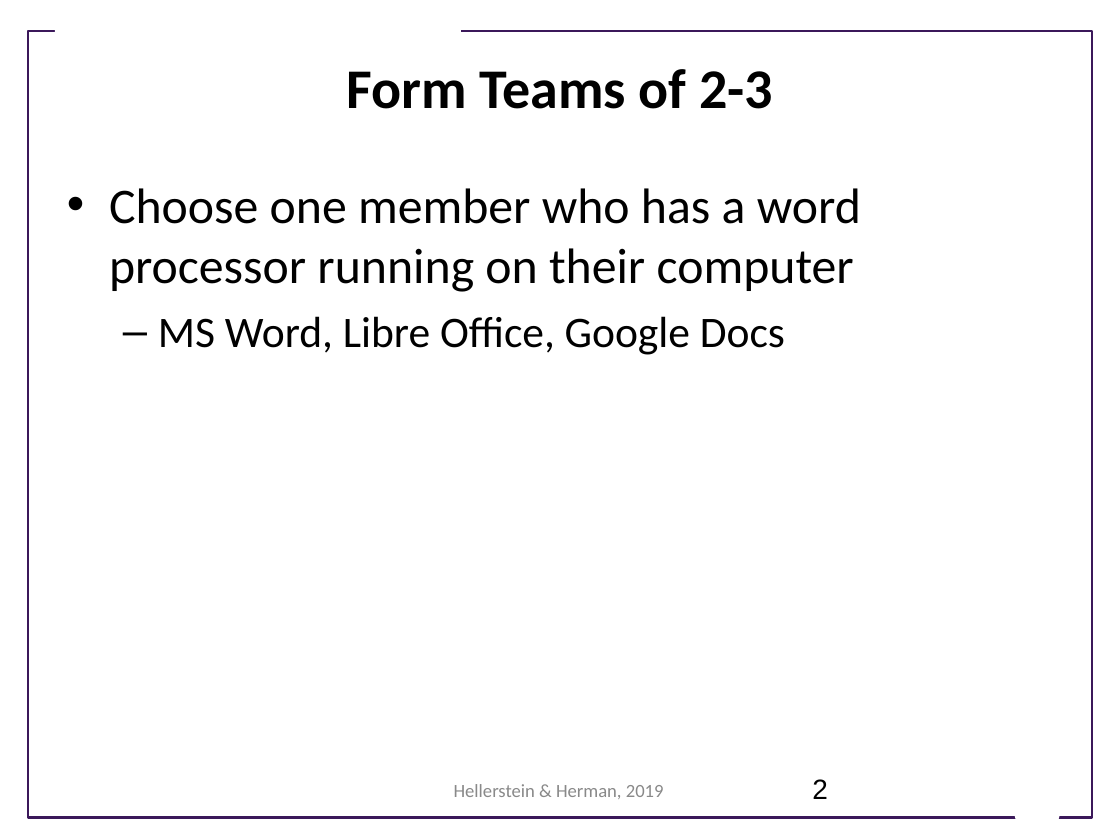
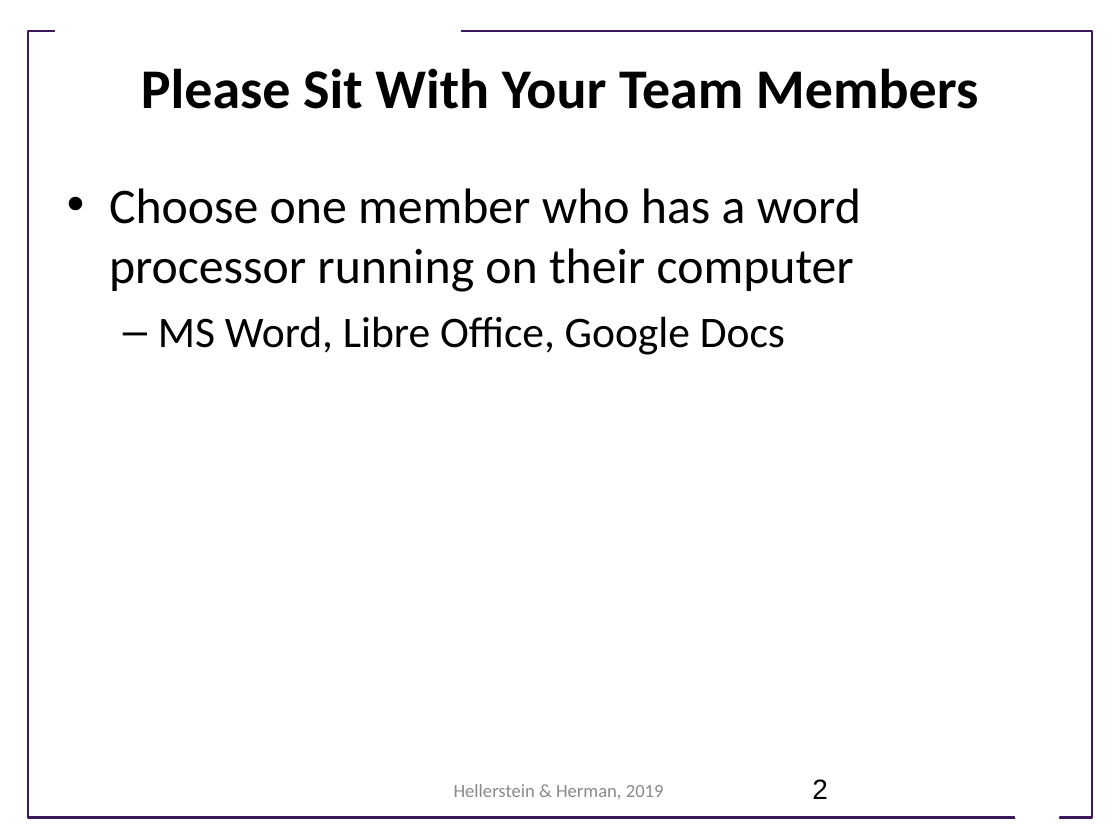
Before and after one commit to UWSEDS/LectureNotes, a slide deck: slide 2 of 05_Design_and_Teams/Software-Design.ppt. Drawn at 1120x840 pixels with LibreOffice and Linux fonts; fonts in the diff are those of the drawing; background and template pictures are left out. Boxes give left, top, right and bottom in pixels: in the first picture for what was removed or moved away, otherwise in the second. Text is boxed around its words. In the diff, an @@ line names an element or a change of style, - is before the commit and + after.

```diff
--- a/05_Design_and_Teams/Software-Design.ppt
+++ b/05_Design_and_Teams/Software-Design.ppt
@@ title at box(141, 68, 978, 109): text changed @@
-Form Teams of 2-3
+Please Sit With Your Team Members
```
Also in this commit, not shown: 3 other slides changed.
